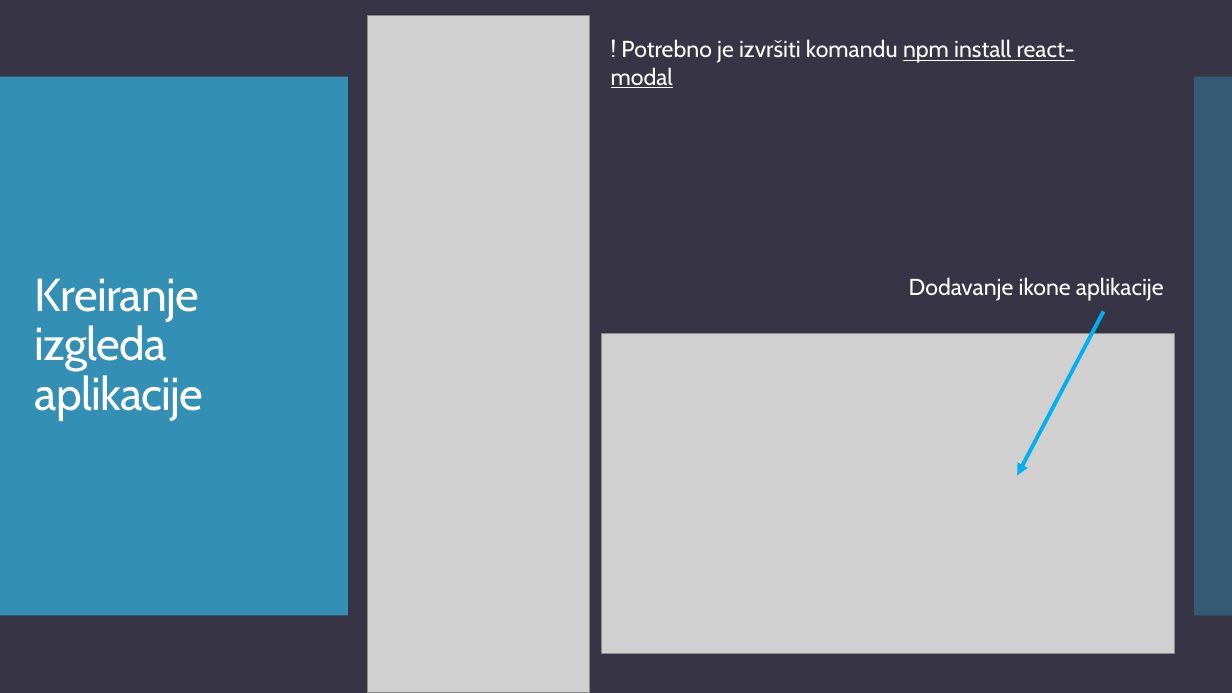
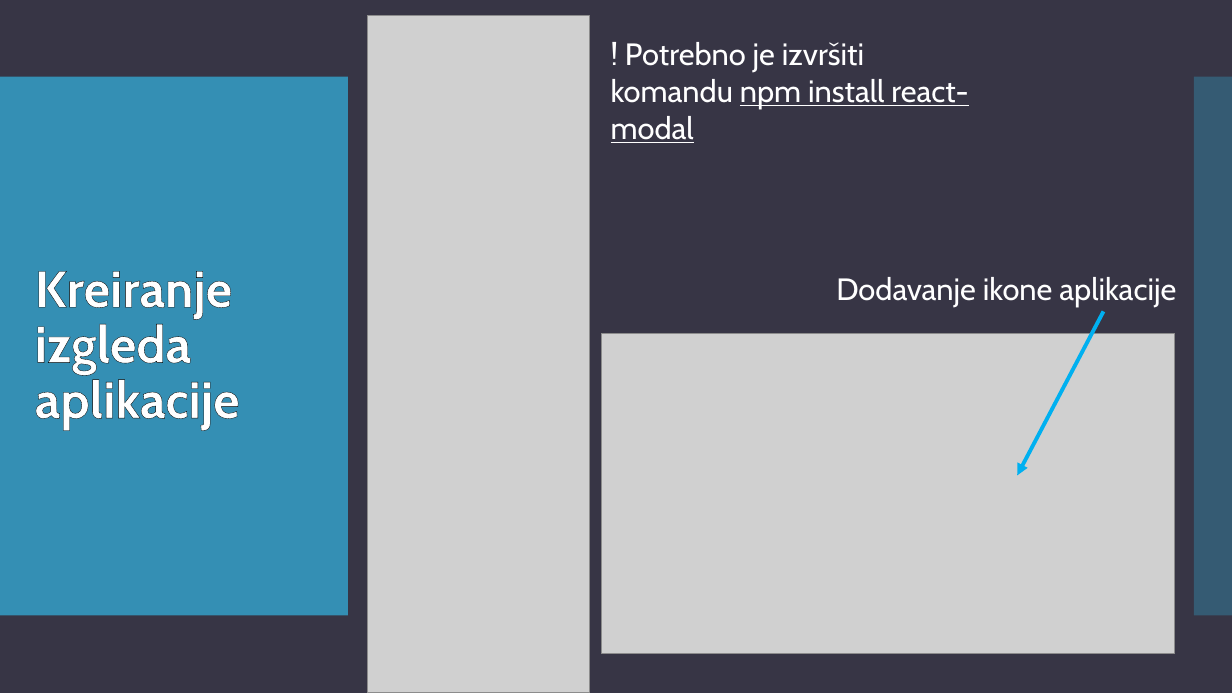
Before and after one commit to teodora18040cvetkovic/electron_react, a slide deck: slide 17 of Electron.pptx. Drawn at 1232x693 pixels with LibreOffice and Linux fonts; fonts in the diff are those of the drawing; grey boxes stand for pictures. Boxes give left, top, right and bottom in pixels: in the first picture for what was removed or moved away, otherwise in the second. Text is boxed around its words. In the diff, an @@ line names an element or a change of style, - is before the commit and + after.

```diff
--- a/Electron.pptx
+++ b/Electron.pptx
@@ text "! Potrebno je izvršiti komandu ..." at [611,42,968,143]: size 18 to 24 pt @@
@@ title "Kreiranje izgleda aplikacije" at [35,271,240,429]: size 36 to 40 pt, letter spacing -0.6 to 0 pt, letter outline none to #000000 0.75 pt, bold on @@
@@ text "Dodavanje ikone aplikacije": place and size @@
-text "Dodavanje ikone aplikacije" at [909,277,1164,301]
+text "Dodavanje ikone aplikacije" at [836,277,1176,306]
@@ text "Dodavanje ikone aplikacije" at [836,277,1176,306]: size 18 to 24 pt @@
```
Also in this commit, not shown: 21 other slides changed.
